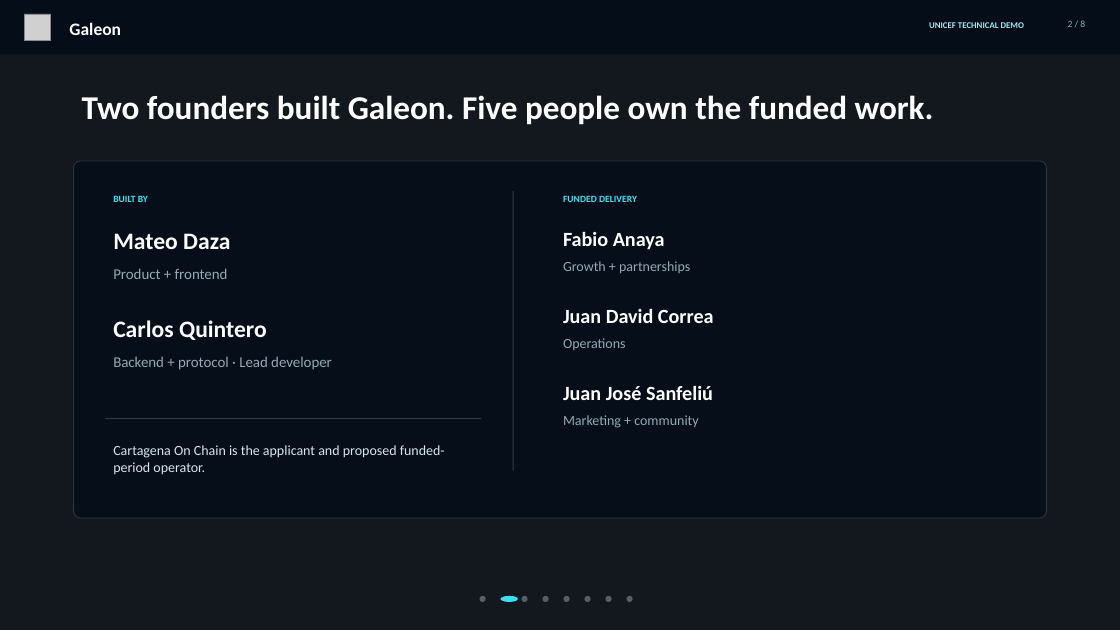
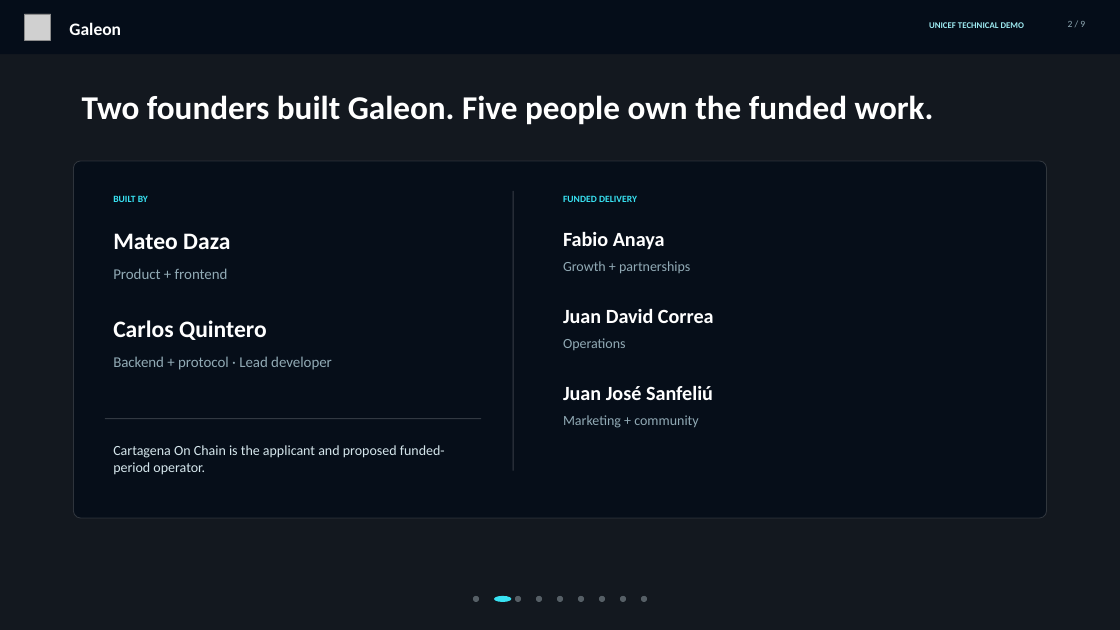
Before and after one commit to mateodaza/galeon, a slide deck: slide 2 of outputs/Galeon_UNICEF_Technical_Demo_2026.pptx. Drawn at 1120x630 pixels with LibreOffice and Linux fonts; fonts in the diff are those of the drawing; grey boxes stand for pictures; background and template pictures are left out; a plain dark background stands for a picture behind light text. Boxes give left, top, right and bottom in pixels: in the first picture for what was removed or moved away, otherwise in the second. Text is boxed around its words. In the diff, an @@ line names an element or a change of style, - is before the commit and + after.

```diff
--- a/outputs/Galeon_UNICEF_Technical_Demo_2026.pptx
+++ b/outputs/Galeon_UNICEF_Technical_Demo_2026.pptx
@@ 8 ellipses moved together from (x1=480, y1=596, x2=633, y2=602) to (x1=473, y1=596, x2=626, y2=602) @@
@@ ellipse added at (x1=641, y1=596, x2=647, y2=602), fill #D5E6EC at 35% opacity @@
```
Also in this commit, not shown: 7 other slides changed, 1 slide added, 1 other file.
